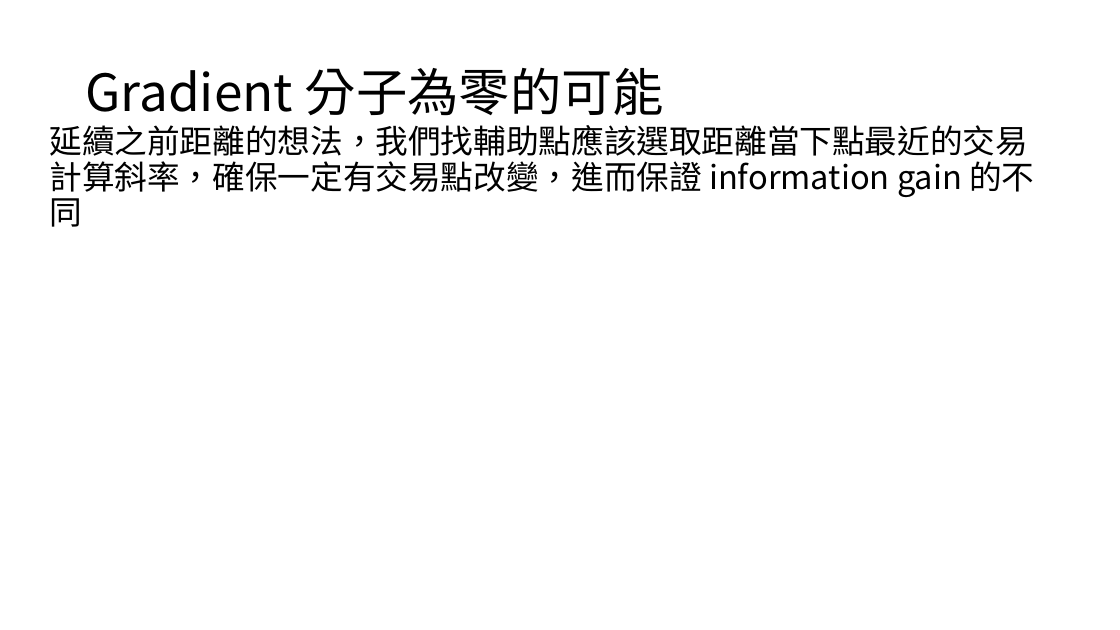
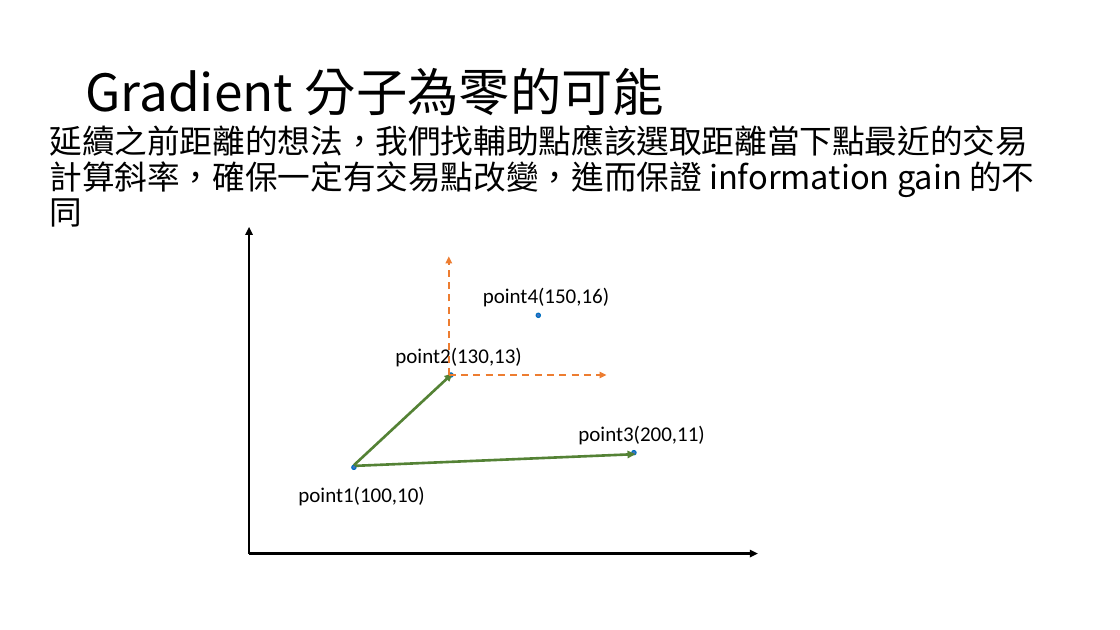
Before and after one commit to eason758/MetaEdge, a slide deck: slide 6 of ppt/20221208.pptx. Drawn at 1120x630 pixels with LibreOffice and Linux fonts; fonts in the diff are those of the drawing. Boxes give left, top, right and bottom in pixels: in the first picture for what was removed or moved away, otherwise in the second. Text is boxed around its words. In the diff, an @@ line names an element or a change of style, - is before the commit and + after.

```diff
--- a/ppt/20221208.pptx
+++ b/ppt/20221208.pptx
@@ arrow added from (249, 554) to (249, 227), #000000 2.25 pt @@
@@ arrow added from (449, 375) to (449, 256), #ED7D31 1.5 pt dashed @@
@@ text added at (x1=483, y1=288, x2=609, y2=307), 18 pt, text #000000 @@
+point4(150,16)
@@ ellipse added at (x1=536, y1=313, x2=540, y2=318), fill #4472C4, outline #0070C0 1 pt @@
@@ text added at (x1=395, y1=346, x2=521, y2=370), 18 pt, text #000000 @@
+point2(130,13)
@@ arrow added from (354, 465) to (453, 374), #548235 2.25 pt @@
@@ ellipse added at (x1=449, y1=373, x2=453, y2=377), fill #4472C4, outline #0070C0 1 pt @@
@@ arrow added from (449, 375) to (607, 375), #ED7D31 1.5 pt dashed @@
@@ text added at (x1=578, y1=426, x2=704, y2=445), 18 pt, text #000000 @@
+point3(200,11)
@@ ellipse added at (x1=352, y1=465, x2=356, y2=470), fill #4472C4, outline #0070C0 1 pt @@
@@ arrow added from (355, 466) to (635, 455), #548235 2.25 pt @@
@@ ellipse added at (x1=632, y1=450, x2=636, y2=455), fill #4472C4, outline #0070C0 1 pt @@
@@ text added at (x1=298, y1=487, x2=424, y2=506), 18 pt, text #000000 @@
+point1(100,10)
@@ arrow added from (249, 554) to (758, 554), #000000 2.25 pt @@
```
Also in this commit, not shown: 2 other slides changed, 4 other files.
